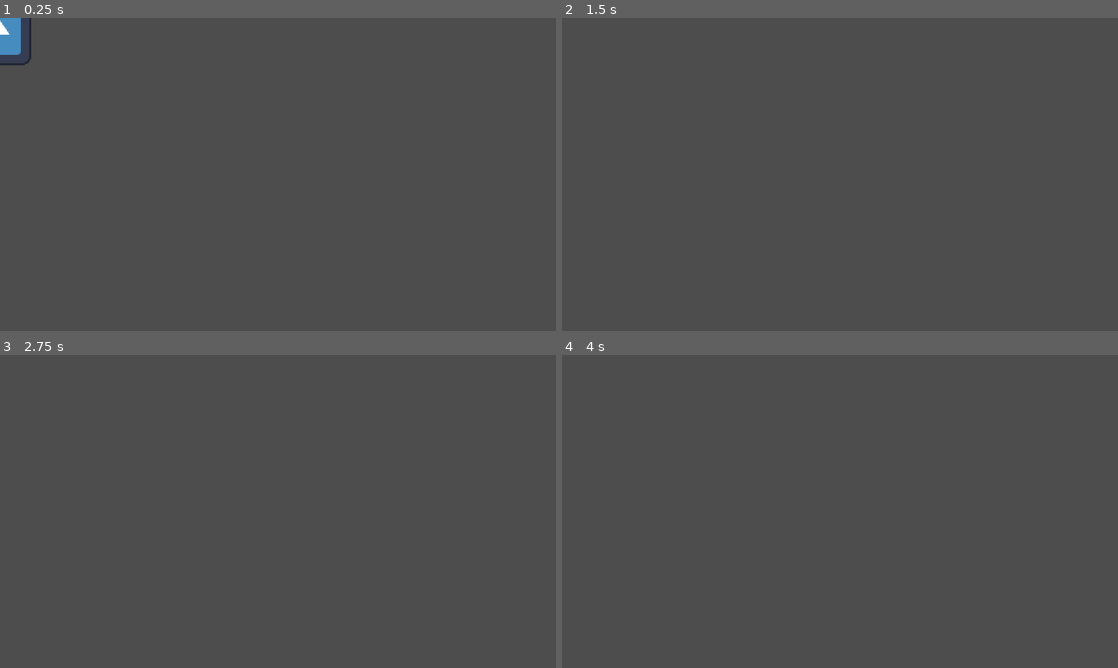
Above: before the commit, frames 1-4 (two rows, left to right).
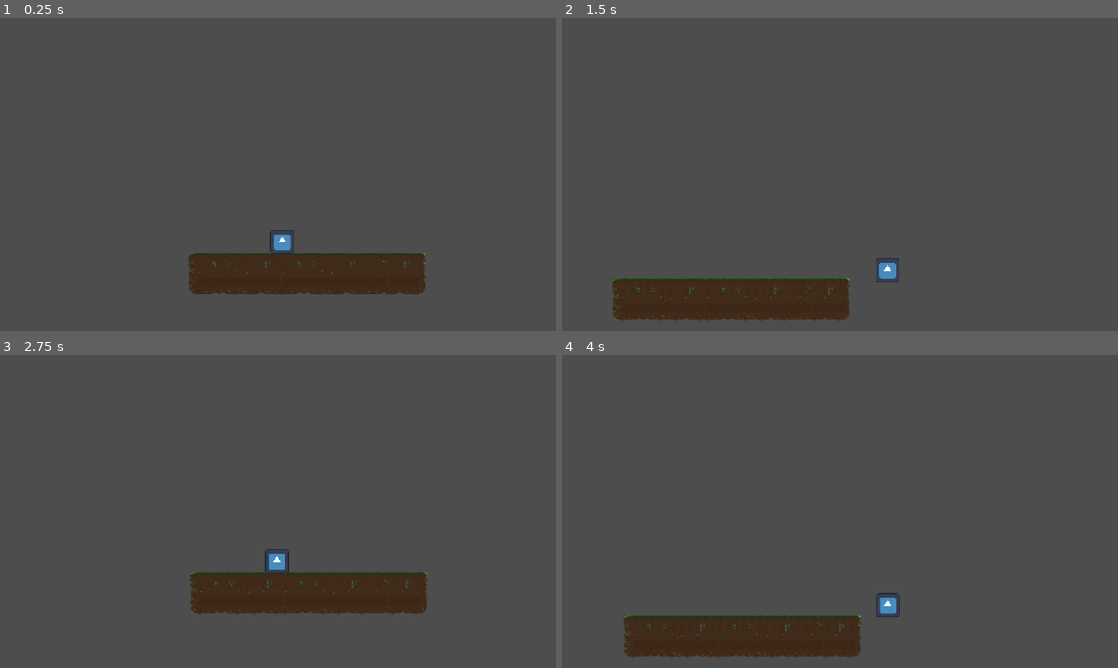
Above: after the commit, the same moments.

Repository: Captsaiz/preHaven
Game: Godot game, scene res://Scenes/main.tscn
Two runs of this game, one before a commit and one after it. Both use one fixed random seed, a clock stepped at 60 frames per second and the inputs below. Before the commit the project starts from res://Scenes/Player.tscn. The engine's default icon, where the game draws it, is replaced by a stand-in: a white triangle on a blue panel in a dark square.
Inputs:
- Up to frame 1 (0.25 s): no input
- Up to frame 2 (1.5 s): hold Right (ui_right) from 0.53 s (still down)
- Up to frame 3 (2.75 s): release Right (ui_right) at 2.03 s; hold Left (ui_left) from 2.03 s (still down)
- Up to frame 4 (4 s): release Left (ui_left) at 2.78 s; hold Right (ui_right) from 2.78 s (still down)

The runs differ from the first frame. In frame 1, 6.3% of the frame differs, in the area x 0-77%, y 0-89%; in frame 2, 5.8%; in frame 3, 5.8%; in frame 4, 5.8%.

Commit message:
Changed the main scene to main.tscn

Diff:
--- a/project.godot
+++ b/project.godot
@@ -11,7 +11,7 @@
 [application]
 
 config/name="PreHaven"
-run/main_scene="uid://chtjilbl15b68"
+run/main_scene="uid://btb5mgpmupqk4"
 config/features=PackedStringArray("4.7", "GL Compatibility")
 config/icon="res://icon.svg"
 
